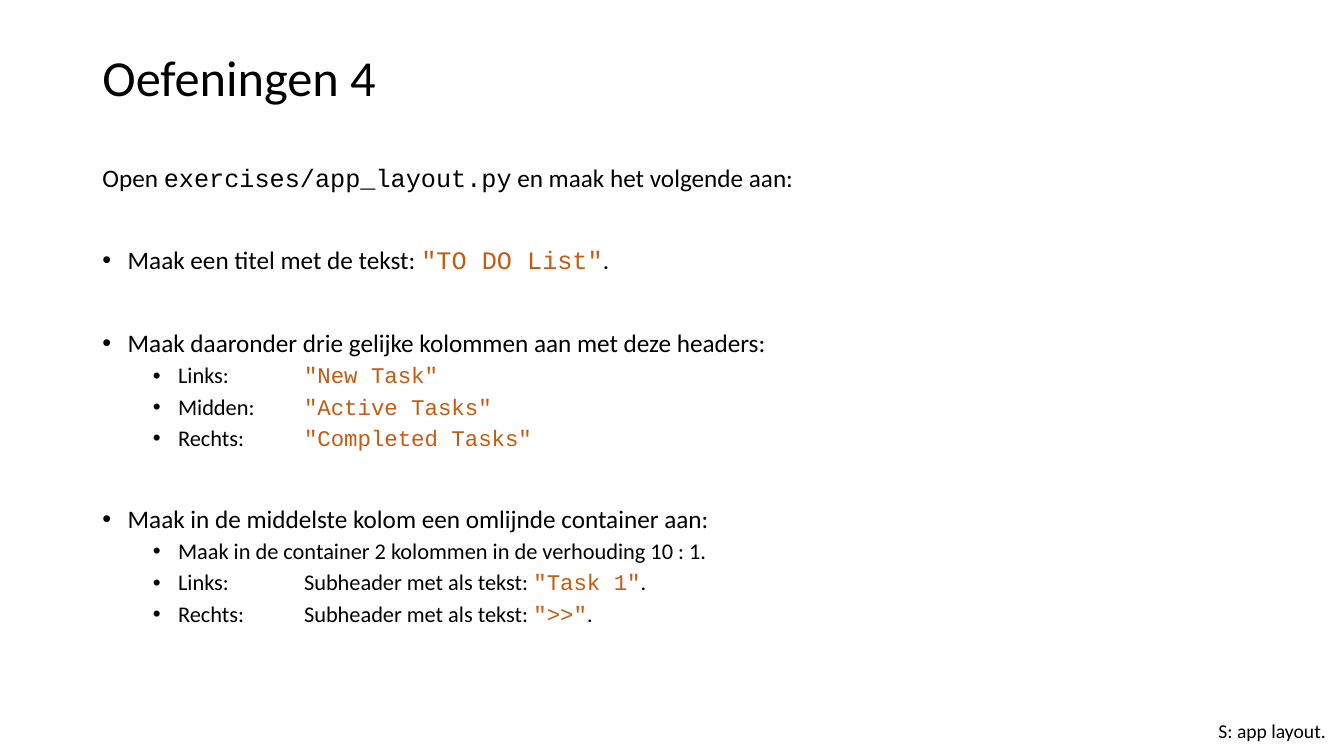
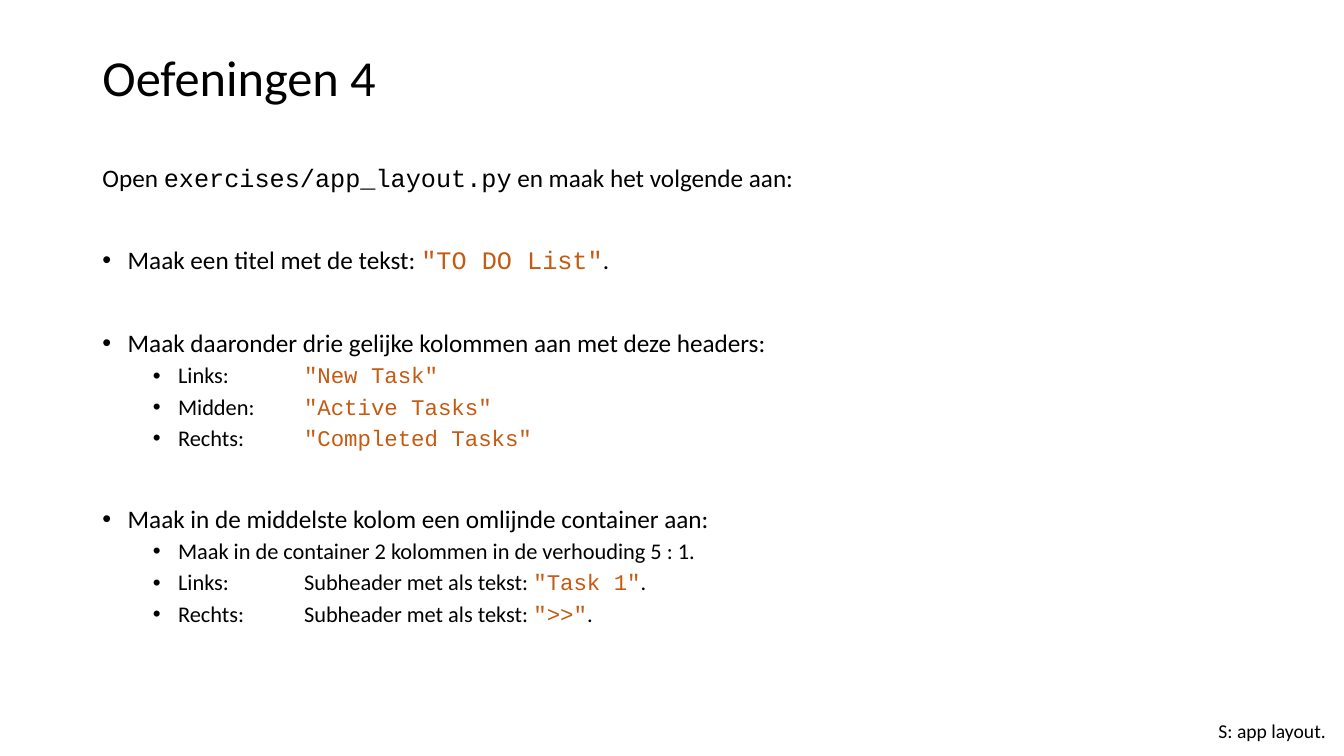
Before and after one commit to LFKoning/knowledge-sharing, a slide deck: slide 34 of python_course_4p/4_api_app/4_api_app.pptx. Drawn at 1344x756 pixels with LibreOffice and Linux fonts; fonts in the diff are those of the drawing. Boxes give left, top, right and bottom in pixels: in the first picture for what was removed or moved away, otherwise in the second. Text is boxed around its words. In the diff, an @@ line names an element or a change of style, - is before the commit and + after.

```diff
--- a/python_course_4p/4_api_app/4_api_app.pptx
+++ b/python_course_4p/4_api_app/4_api_app.pptx
@@ text at [178,543,695,563]: text changed @@
-  • Maak in de container 2 kolommen in de verhouding 10 : 1.
+  • Maak in de container 2 kolommen in de verhouding 5 : 1.
```
Also in this commit, not shown: 8 other slides changed, 12 other files.
